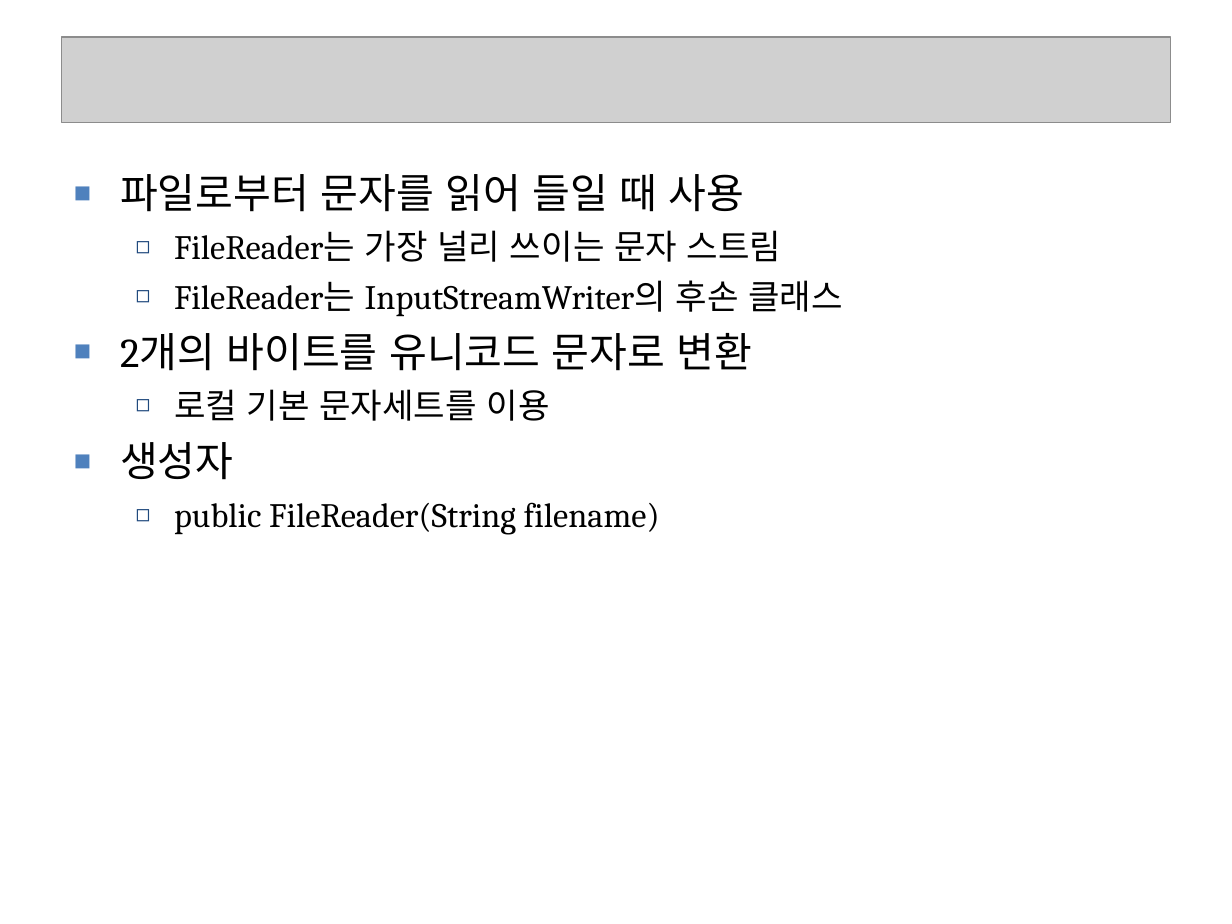
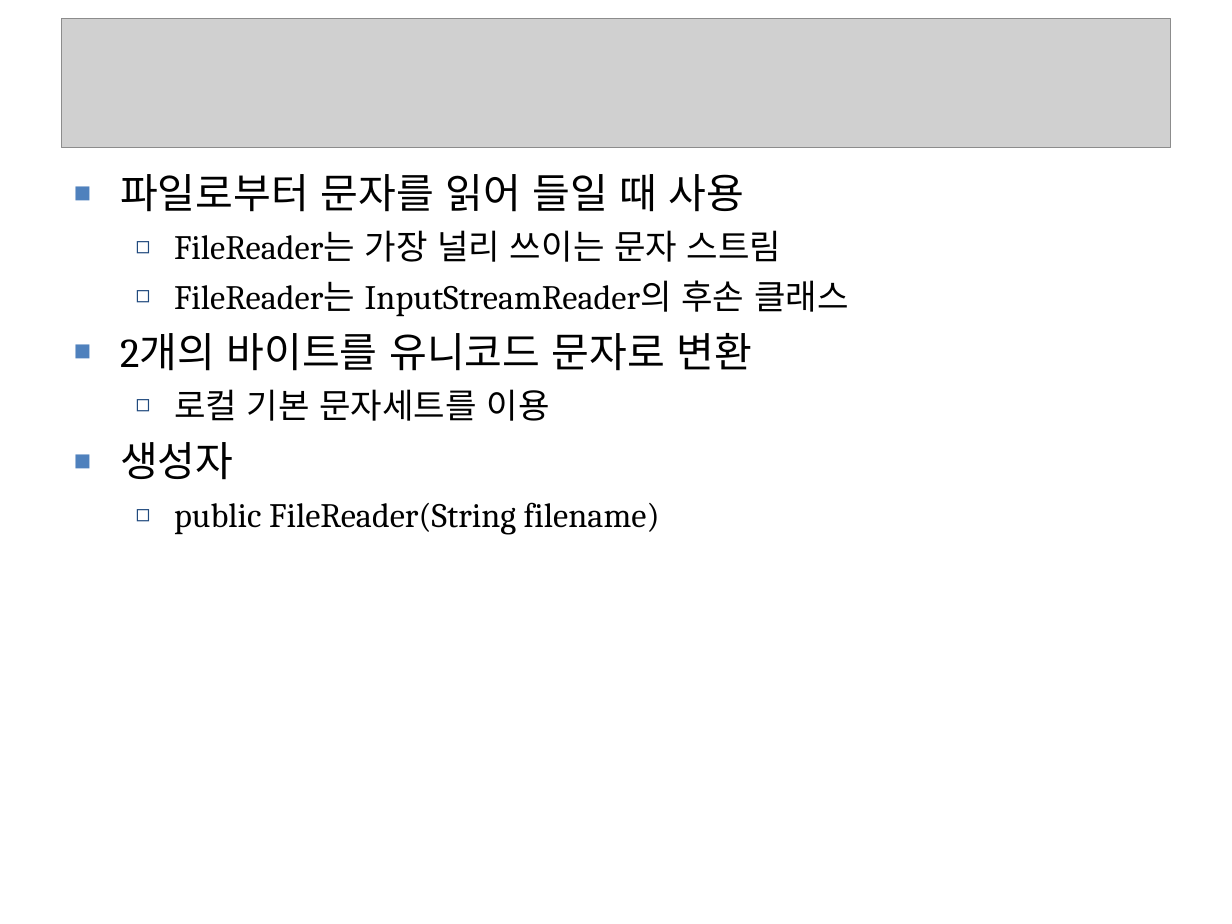
Before and after one commit to seleuchel/javaNetwork, a slide deck: slide 42 of ppt/528_chap02Streams4CharacterByteArray.ppt (slide 41 before the commit). Drawn at 1232x924 pixels with LibreOffice and Linux fonts; fonts in the diff are those of the drawing; grey boxes stand for pictures; background and template pictures are left out. Boxes give left, top, right and bottom in pixels: in the first picture for what was removed or moved away, otherwise in the second. Text is boxed around its words. In the diff, an @@ line names an element or a change of style, - is before the commit and + after.

```diff
--- a/ppt/528_chap02Streams4CharacterByteArray.ppt
+++ b/ppt/528_chap02Streams4CharacterByteArray.ppt
@@ picture: place and size @@
-picture at <box>62,37,1170,122</box>
+picture at <box>62,18,1170,148</box>
@@ text at <box>174,280,849,317</box>: text changed @@
-  ◻ FileReader는 InputStreamWriter의 후손 클래스
+  ◻ FileReader는 InputStreamReader의 후손 클래스
```
Also in this commit, not shown: 24 other slides changed, 3 slides added, 2 slides removed, 7 other files.
